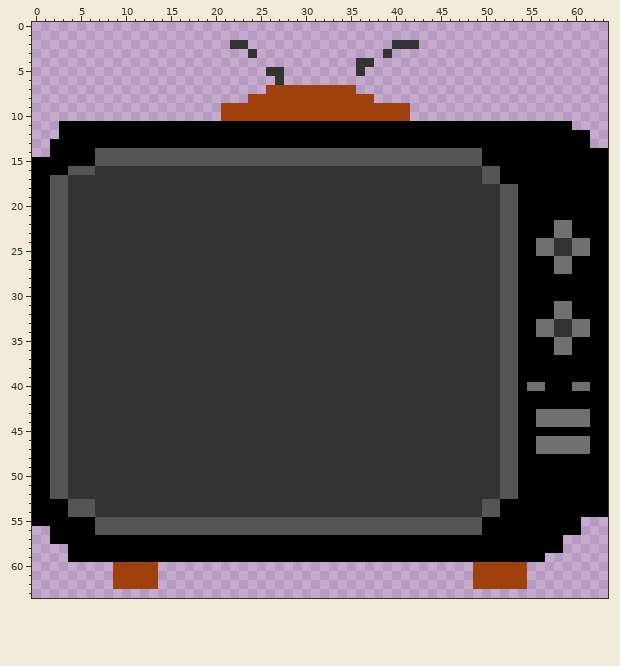
Two versions of one pixel-art sprite, sprites/Cardoso/72a7c995-cdd9-4565-a6c7-e5a07cf2bd2d.png. The first picture shows the starting point.
The file is 64x64 pixels. Colours within 5 levels of each other are drawn and written as one.
New version:
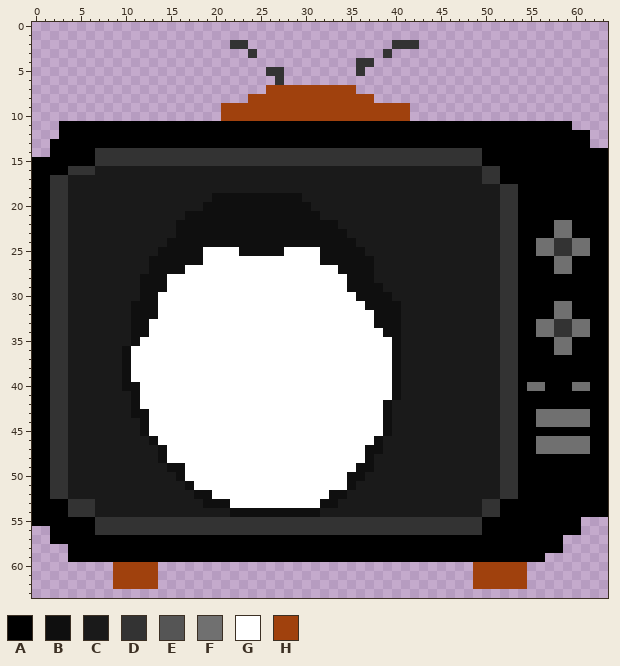
Palette (. is transparent): A #000000  B #0f0f0f  C #1a1a1a  D #333333  E #555555  F #707070  G #ffffff  H #a0410d
Edits made:
Changed rows in their new state; - is an unchanged pixel.
first column x 2:
14 -----DDDDDDDDDDDDDDDDDDDDDDDDDDDDDDDDDDDDDDDDDDD----
15 -----DDDDDDDDDDDDDDDDDDDDDDDDDDDDDDDDDDDDDDDDDDD----
16 --DDDCCCCCCCCCCCCCCCCCCCCCCCCCCCCCCCCCCCCCCCCCCCDD--
17 DDCCCCCCCCCCCCCCCCCCCCCCCCCCCCCCCCCCCCCCCCCCCCCCDD--
18 DDCCCCCCCCCCCCCCCCCCCCCCCCCCCCCCCCCCCCCCCCCCCCCCCCDD
19 DDCCCCCCCCCCCCCCCCBBBBBBBBBBCCCCCCCCCCCCCCCCCCCCCCDD
20 DDCCCCCCCCCCCCCCCBBBBBBBBBBBBCCCCCCCCCCCCCCCCCCCCCDD
21 DDCCCCCCCCCCCCCBBBBBBBBBBBBBBBCCCCCCCCCCCCCCCCCCCCDD
22 DDCCCCCCCCCCCCBBBBBBBBBBBBBBBBBBCCCCCCCCCCCCCCCCCCDD
23 DDCCCCCCCCCCCCBBBBBBBBBBBBBBBBBBBCCCCCCCCCCCCCCCCCDD
24 DDCCCCCCCCCCCBBBBBBBBBBBBBBBBBBBBBCCCCCCCCCCCCCCCCDD
25 DDCCCCCCCCCCBBBBBGGGGBBBBBGGGGBBBBBCCCCCCCCCCCCCCCDD
26 DDCCCCCCCCCBBBBBBGGGGGGGGGGGGGBBBBBBCCCCCCCCCCCCCCDD
27 DDCCCCCCCCCBBBBGGGGGGGGGGGGGGGGGBBBBCCCCCCCCCCCCCCDD
28 DDCCCCCCCCBBBGGGGGGGGGGGGGGGGGGGGBBBCCCCCCCCCCCCCCDD
29 DDCCCCCCCCBBBGGGGGGGGGGGGGGGGGGGGBBBBCCCCCCCCCCCCCDD
30 DDCCCCCCCCBBGGGGGGGGGGGGGGGGGGGGGGBBBBCCCCCCCCCCCCDD
31 DDCCCCCCCBBBGGGGGGGGGGGGGGGGGGGGGGGBBBBCCCCCCCCCCCDD
32 DDCCCCCCCBBBGGGGGGGGGGGGGGGGGGGGGGGGBBBCCCCCCCCCCCDD
33 DDCCCCCCCBBGGGGGGGGGGGGGGGGGGGGGGGGGBBBCCCCCCCCCCCDD
34 DDCCCCCCCBBGGGGGGGGGGGGGGGGGGGGGGGGGGBBCCCCCCCCCCCDD
35 DDCCCCCCCBGGGGGGGGGGGGGGGGGGGGGGGGGGGGBCCCCCCCCCCCDD
36 DDCCCCCCBGGGGGGGGGGGGGGGGGGGGGGGGGGGGGBCCCCCCCCCCCDD
37 DDCCCCCCBGGGGGGGGGGGGGGGGGGGGGGGGGGGGGBCCCCCCCCCCCDD
38 DDCCCCCCBGGGGGGGGGGGGGGGGGGGGGGGGGGGGGBCCCCCCCCCCCDD
39 DDCCCCCCBGGGGGGGGGGGGGGGGGGGGGGGGGGGGGBCCCCCCCCCCCDD
40 DDCCCCCCBBGGGGGGGGGGGGGGGGGGGGGGGGGGGGBCCCCCCCCCCCDD
41 DDCCCCCCCBGGGGGGGGGGGGGGGGGGGGGGGGGGGGBCCCCCCCCCCCDD
42 DDCCCCCCCBGGGGGGGGGGGGGGGGGGGGGGGGGGGBCCCCCCCCCCCCDD
43 DDCCCCCCCBBGGGGGGGGGGGGGGGGGGGGGGGGGGBCCCCCCCCCCCCDD
44 DDCCCCCCCCBGGGGGGGGGGGGGGGGGGGGGGGGGGBCCCCCCCCCCCCDD
45 DDCCCCCCCCBGGGGGGGGGGGGGGGGGGGGGGGGGGBCCCCCCCCCCCCDD
46 DDCCCCCCCCCBGGGGGGGGGGGGGGGGGGGGGGGGBCCCCCCCCCCCCCDD
47 DDCCCCCCCCCCBGGGGGGGGGGGGGGGGGGGGGGBBCCCCCCCCCCCCCDD
48 DDCCCCCCCCCCBGGGGGGGGGGGGGGGGGGGGGGBCCCCCCCCCCCCCCDD
49 DDCCCCCCCCCCCBBGGGGGGGGGGGGGGGGGGGBBCCCCCCCCCCCCCCDD
50 DDCCCCCCCCCCCCBGGGGGGGGGGGGGGGGGGBBCCCCCCCCCCCCCCCDD
51 DDCCCCCCCCCCCCCBGGGGGGGGGGGGGGGGGBCCCCCCCCCCCCCCCCDD
52 DDCCCCCCCCCCCCCCBBGGGGGGGGGGGGGBBCCCCCCCCCCCCCCCCCDD
53 --DDDCCCCCCCCCCCCBBBGGGGGGGGGGBBCCCCCCCCCCCCCCCCDD--
54 --DDDCCCCCCCCCCCCCCCBBBBBBBBBBCCCCCCCCCCCCCCCCCCDD--
55 -----DDDDDDDDDDDDDDDDDDDDDDDDDDDDDDDDDDDDDDDDDDD----
56 -----DDDDDDDDDDDDDDDDDDDDDDDDDDDDDDDDDDDDDDDDDDD----
Where, in picture pixels (left, top, right, bottom), the same in both pictures:
changed: (50, 148, 518, 535)
